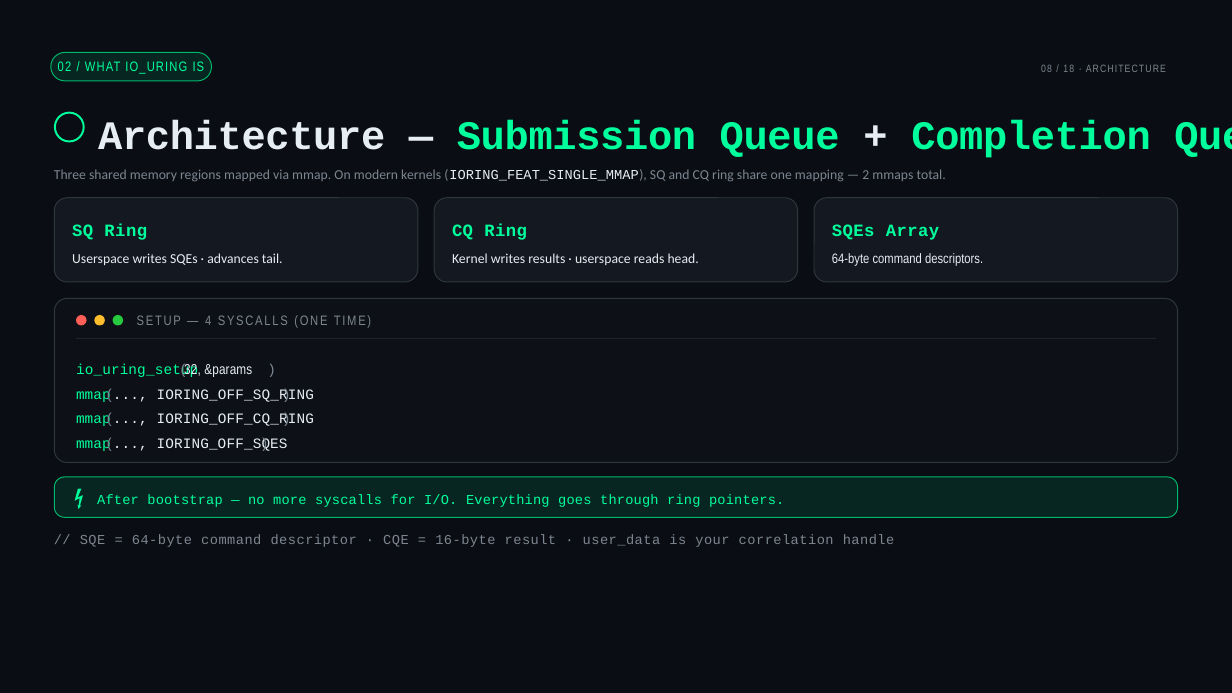
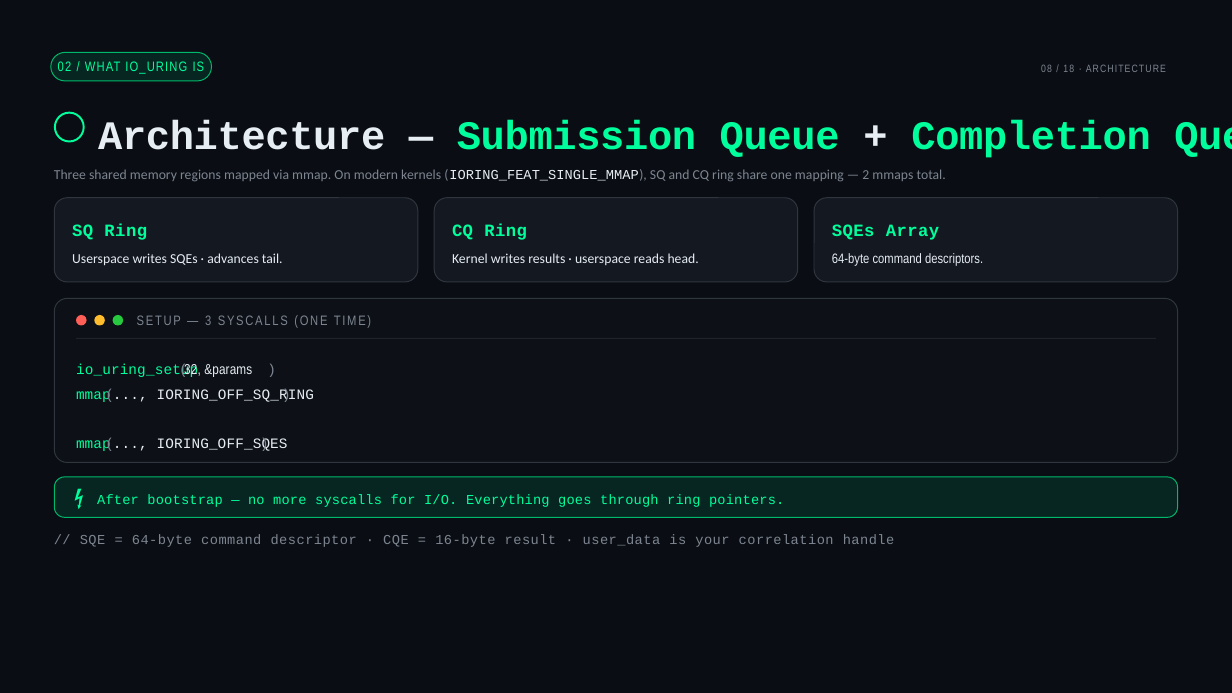
Before and after one commit to maycon/I-OWN-URING, a slide deck: slide 8 of talk/What EDRs Don't See — Syscall-less Shellcode via io_uring.pptx. Drawn at 1232x693 pixels with LibreOffice and Linux fonts; fonts in the diff are those of the drawing. Boxes give left, top, right and bottom in pixels: in the first picture for what was removed or moved away, otherwise in the second. Text is boxed around its words. In the diff, an @@ line names an element or a change of style, - is before the commit and + after.

```diff
--- a/talk/What EDRs Don't See — Syscall-less Shellcode via io_uring.pptx
+++ b/talk/What EDRs Don't See — Syscall-less Shellcode via io_uring.pptx
@@ text at (x1=137, y1=315, x2=371, y2=328): text changed @@
-SETUP — 4 SYSCALLS (ONE TIME)
+SETUP — 3 SYSCALLS (ONE TIME)
@@ text removed at (x1=76, y1=413, x2=148, y2=426) @@
-mmap
@@ text removed at (x1=106, y1=403, x2=118, y2=421) @@
-(
@@ text removed at (x1=157, y1=413, x2=314, y2=426) @@
-..., IORING_OFF_CQ_RING
@@ text removed at (x1=282, y1=403, x2=294, y2=421) @@
-)
```
Also in this commit, not shown: 6 other slides changed.
